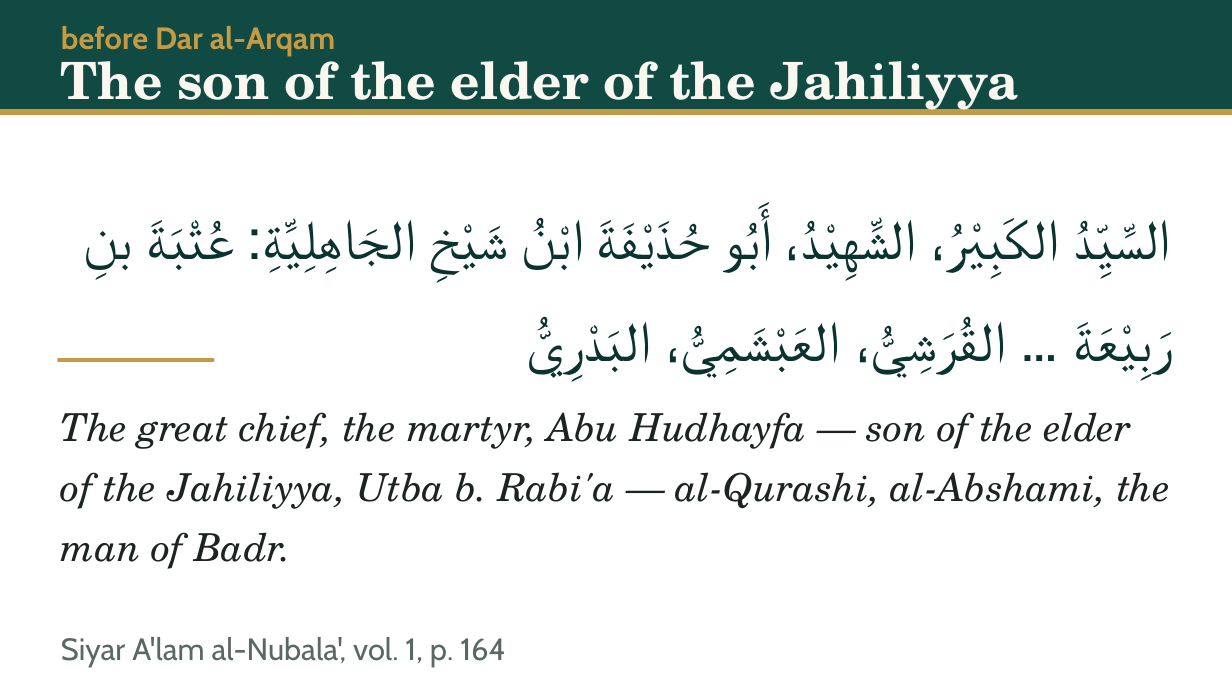
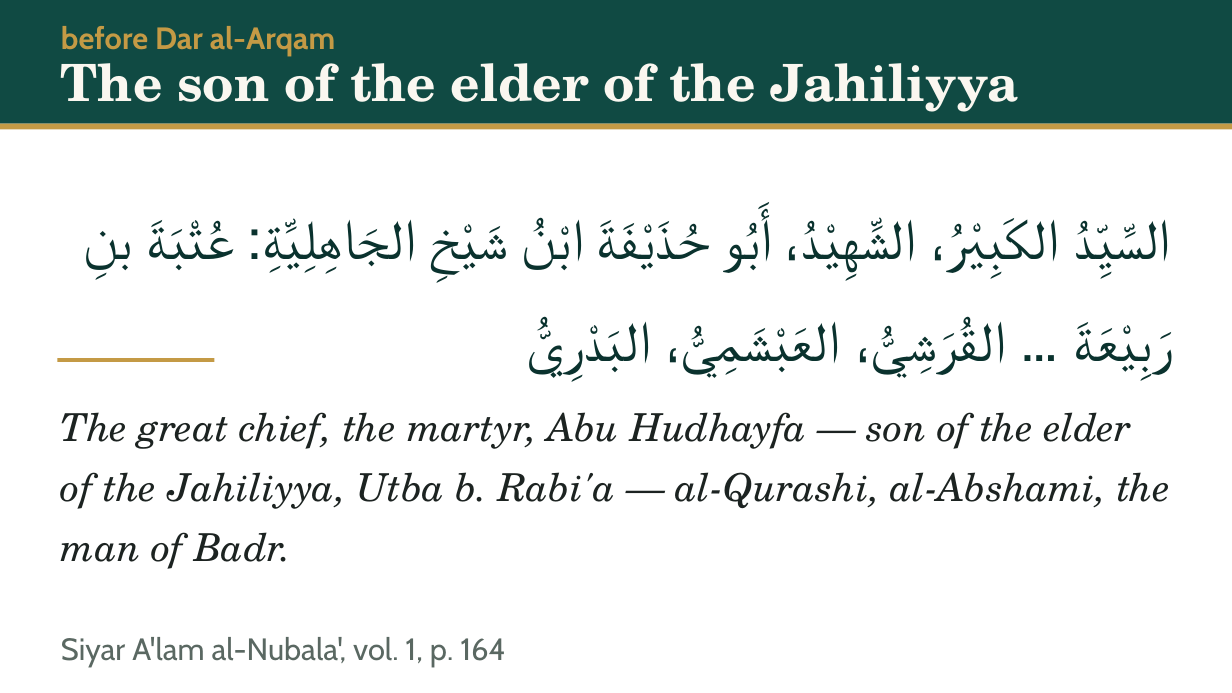
Before and after one commit to daniyalyasin93/2026SeptemberIslamicHistoryClass, a slide deck: slide 29 of L02_baarah_saal/L02.pptx. Drawn at 1232x693 pixels with LibreOffice and Linux fonts; fonts in the diff are those of the drawing. Boxes give left, top, right and bottom in pixels: in the first picture for what was removed or moved away, otherwise in the second. Text is boxed around its words. In the diff, an @@ line names an element or a change of style, - is before the commit and + after.

```diff
--- a/L02_baarah_saal/L02.pptx
+++ b/L02_baarah_saal/L02.pptx
@@ rectangle: place and size @@
-rectangle at (0,0,1232,109)
+rectangle at (0,0,1232,124)
@@ text "The son of the elder ..." at (61,49,1019,112): line spacing 1.25 to 1.16; vertical alignment middle to top @@
@@ rectangle: place and size @@
-rectangle at (0,109,1232,115)
+rectangle at (0,124,1232,129)
```
Also in this commit, not shown: 84 other slides changed, 5 other files.
